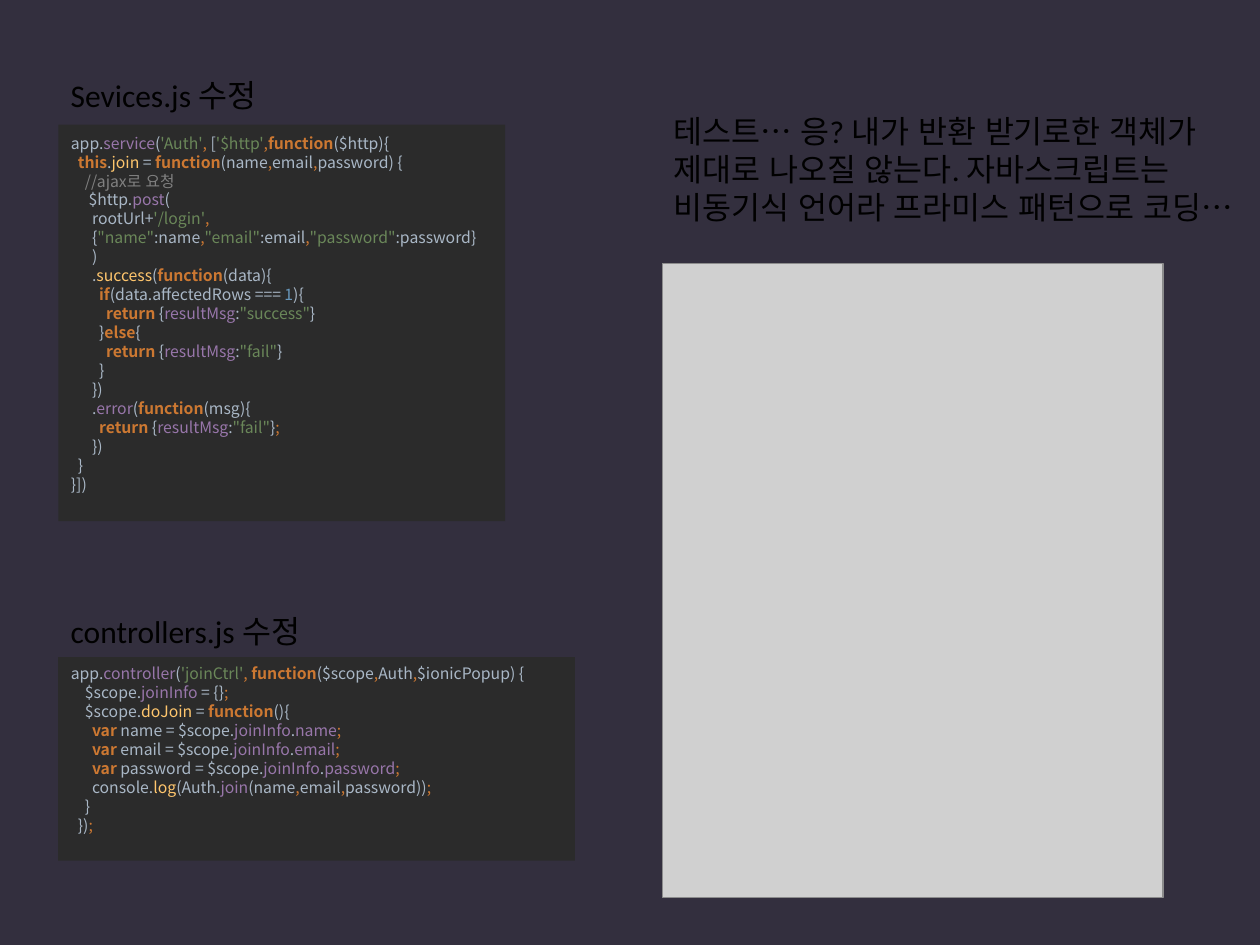
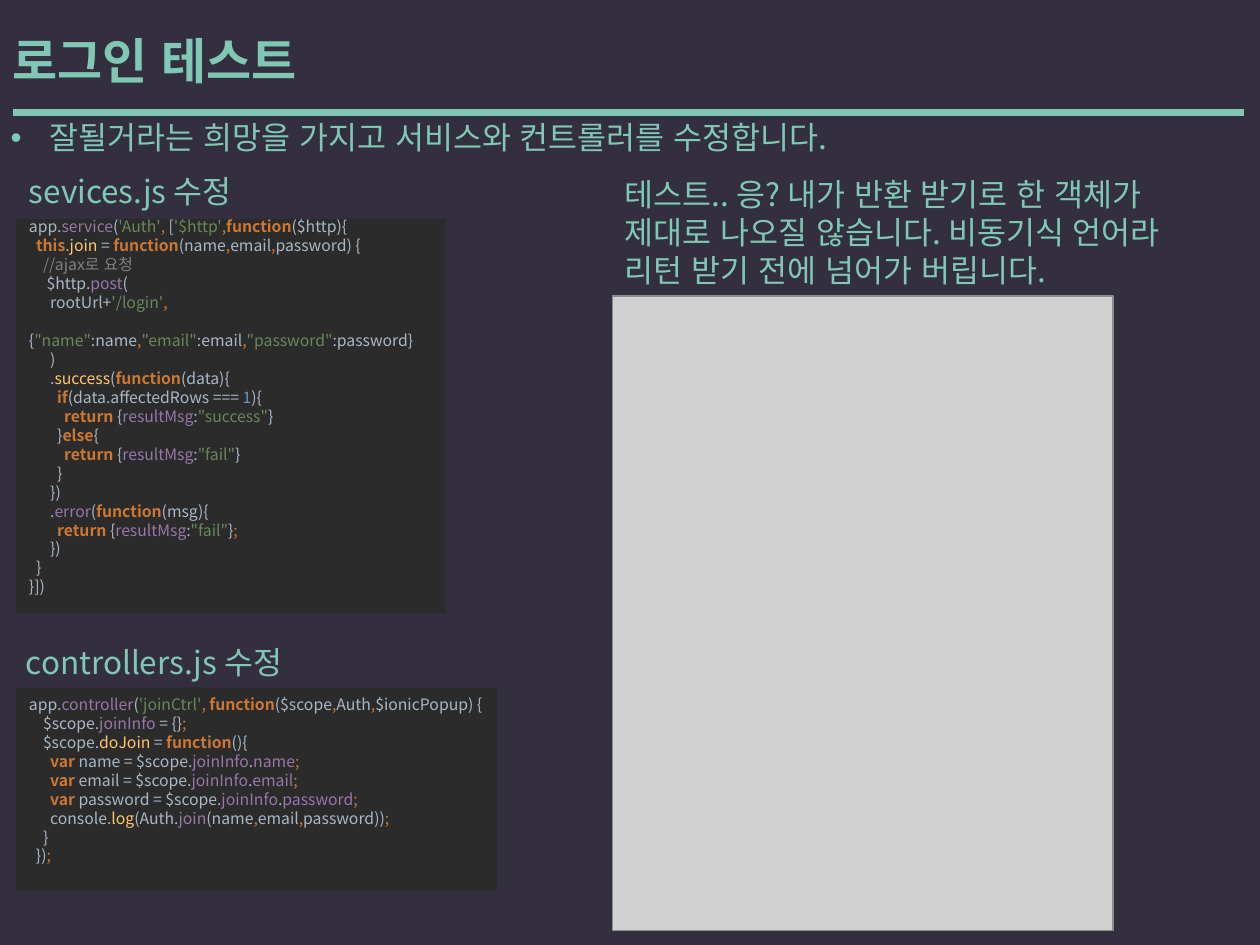
Before and after one commit to yysstory/mozzi, a slide deck: slide 61 of DOCS/1.pptx. Drawn at 1260x945 pixels with LibreOffice and Linux fonts; fonts in the diff are those of the drawing; grey boxes stand for pictures. Boxes give left, top, right and bottom in pixels: in the first picture for what was removed or moved away, otherwise in the second. Text is boxed around its words. In the diff, an @@ line names an element or a change of style, - is before the commit and + after.

```diff
--- a/DOCS/1.pptx
+++ b/DOCS/1.pptx
@@ text added at (x1=12, y1=38, x2=296, y2=84), 28 pt, text #80C8B5, bold @@
+로그인 테스트
@@ line added from (16, 112) to (1240, 112), #80C8B5 4 pt @@
@@ text added at (x1=50, y1=122, x2=828, y2=152), 18 pt, text #80C8B5 @@
+• 잘될거라는 희망을 가지고 서비스와 컨트롤러를 수정합니다.
@@ text at (x1=29, y1=177, x2=232, y2=211): text changed; font Calibri to Noto Sans CJK KR; text colour #000000 to #80C8B5 @@
-Sevices.js 수정
+sevices.js 수정
@@ text at (x1=625, y1=180, x2=1160, y2=285): text changed; font Calibri to Noto Sans CJK KR; text colour #000000 to #80C8B5 @@
-테스트… 응? 내가 반환 받기로한 객체가
-제대로 나오질 않는다. 자바스크립트는 비동기식 언어라 프라미스 패턴으로 코딩…
+테스트.. 응? 내가 반환 받기로 한 객체가
+제대로 나오질 않습니다. 비동기식 언어라 리턴 받기 전에 넘어가 버립니다.
@@ rectangle "app.service('Auth', ['$http',function($http){ this.join = fu ..." resized from (x1=58, y1=125, x2=505, y2=522) to (x1=16, y1=219, x2=446, y2=614) @@
@@ picture moved from (x1=663, y1=263, x2=1163, y2=897) to (x1=612, y1=296, x2=1113, y2=930) @@
@@ text "controllers.js 수정" moved from (x1=71, y1=617, x2=300, y2=648) to (x1=26, y1=648, x2=283, y2=682) @@
@@ text "controllers.js 수정" at (x1=26, y1=648, x2=283, y2=682): font Calibri to Noto Sans CJK KR, text colour #000000 to #80C8B5 @@
@@ rectangle "app.controller('joinCtrl', function($scope,Auth,$ionicPopup) ..." resized from (x1=58, y1=658, x2=575, y2=862) to (x1=16, y1=688, x2=496, y2=892) @@
```
Also in this commit, not shown: 43 other slides changed, 7 slides added, 8 slides removed.
